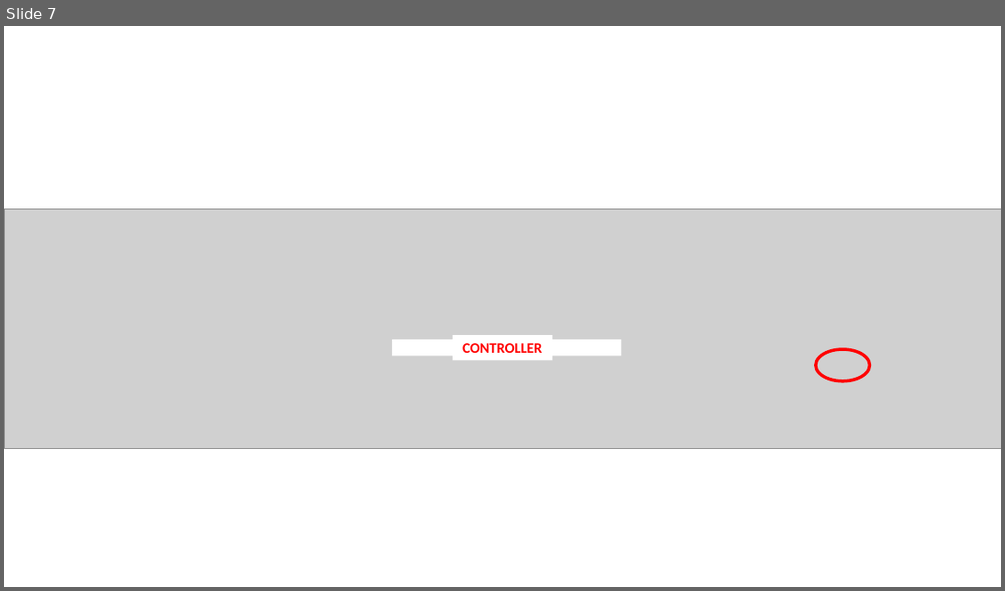
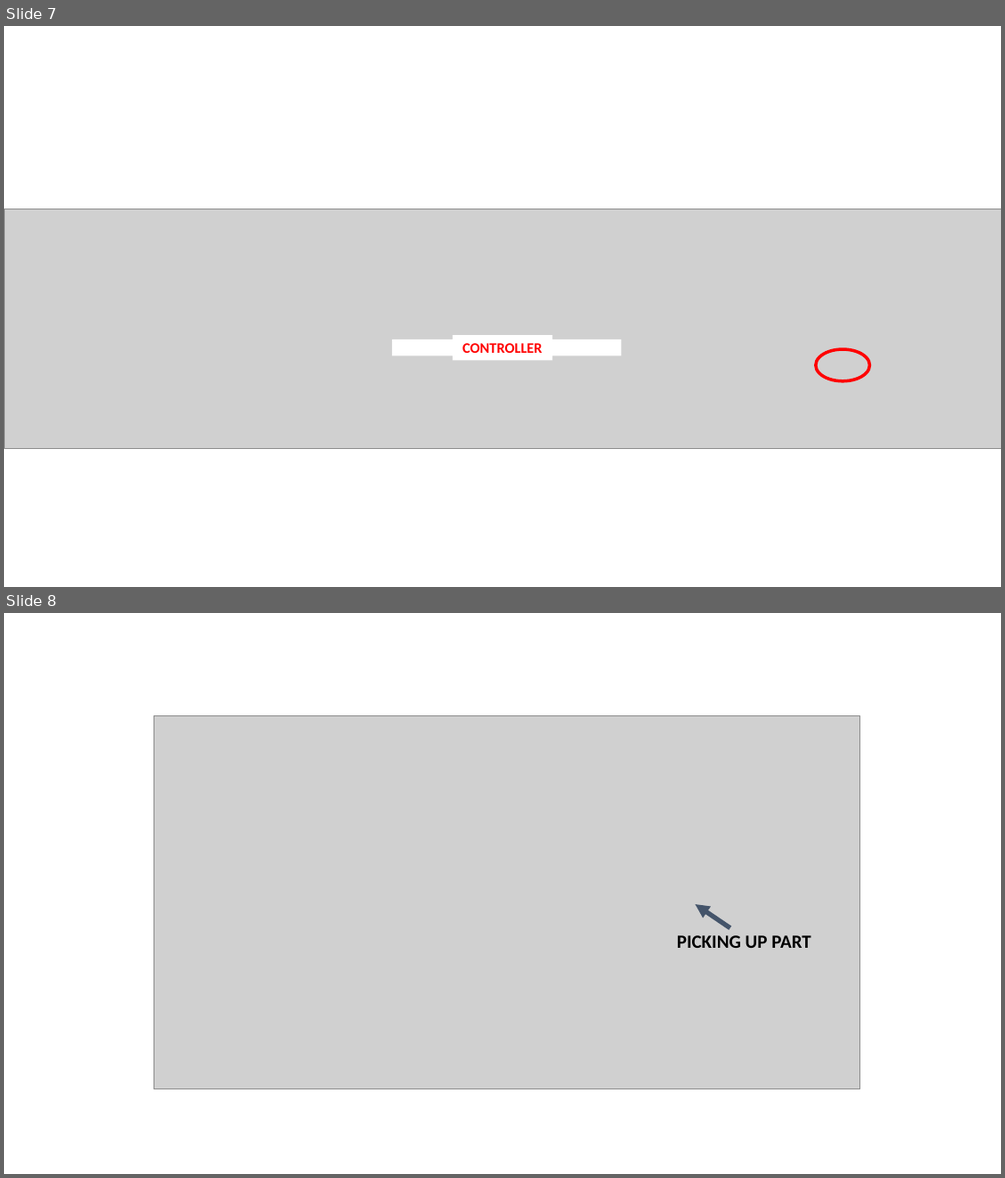
Before and after one commit to francescognn/TESI-LATEX, a slide deck: IMMAGINI/powerpointimmagini.pptx. Shown one above the other, each under a label of ours: slide 7 before the commit, slides 7 and 8 after it. The pictures are 1005x591 and 1005x1178 pixels, drawn with LibreOffice and Linux fonts; fonts in the diff are those of the drawing; grey boxes stand for pictures. Boxes give left, top, right and bottom in pixels: in the first picture for what was removed or moved away, otherwise in the second. Text is boxed around its words. In the diff, an @@ line names an element or a change of style, - is before the commit and + after.

```diff
--- a/IMMAGINI/powerpointimmagini.pptx
+++ b/IMMAGINI/powerpointimmagini.pptx
@@ slide 8 added at (4, 613, 1001, 1174), background #FFFFFF @@
@@ picture added at (154, 716, 859, 1089) @@
@@ arrow added from (730, 928) to (695, 904), #44546A 4.5 pt @@
@@ text added at (677, 935, 810, 948), 18 pt, text #000000, bold @@
+PICKING UP PART
```
Also in this commit, not shown: 1 other slide added, 1 slide removed, 3 other files.
